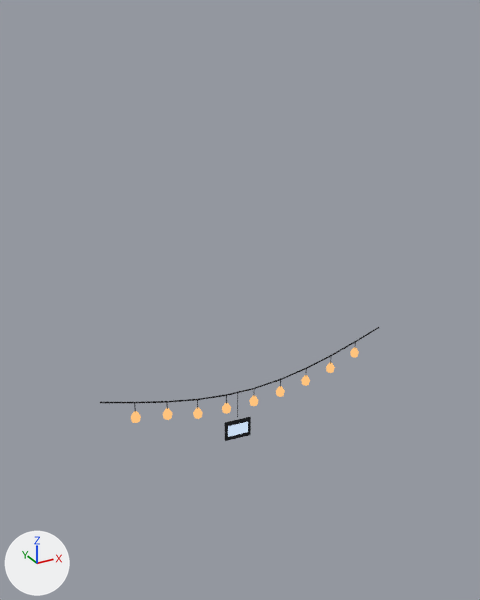
The glTF model packages/app/public/city/room-detail-targ-props.glb: old version first, new version second.
Rendered twice from a 50 mm camera at (-1.86, -3.91, 4.3) aimed at (0.36, 0.12, 2.29). Arrows for +X, +Y and +Z are at lower left; the lights stay in place. The picture after the commit comes second.

Names of what the first picture shows: 'rd-targ-festoon'.
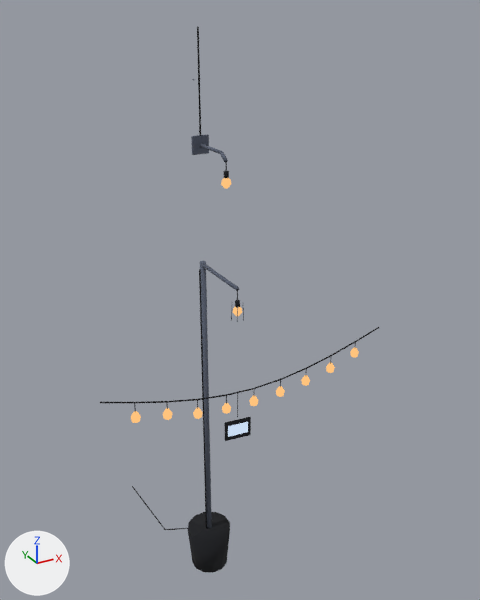
The change, as a diff of the scene's bpy script:
```diff
--- a/packages/app/public/city/room-detail-targ-props.glb.py
+++ b/packages/app/public/city/room-detail-targ-props.glb.py
@@ me_rd_targ_bulb_pole @@
+me_rd_targ_bulb_pole.from_pydata(...)  # 204 vertices, 344 faces; spans x -0.26..0.17, y -0.54..1.2, z 0.0..2.7
+me_rd_targ_bulb_pole.materials.append(mat_city_palette)
@@ me_rd_targ_bulb_wall @@
+me_rd_targ_bulb_wall.from_pydata(...)  # 130 vertices, 228 faces; spans x -0.06..0.06, y -0.392..0.0, z 3.29..4.2
+me_rd_targ_bulb_wall.materials.append(mat_city_palette)
@@ ob_rd_targ_bulb_pole @@
+ob_rd_targ_bulb_pole = bpy.data.objects.new('rd-targ-bulb-pole', me_rd_targ_bulb_pole)
+ob_rd_targ_bulb_pole.location = (0.0, 0.0, 0.0)
@@ ob_rd_targ_bulb_wall @@
+ob_rd_targ_bulb_wall = bpy.data.objects.new('rd-targ-bulb-wall', me_rd_targ_bulb_wall)
+ob_rd_targ_bulb_wall.location = (0.0, 0.0, 0.0)
```

What differs and where, as boxes [x1, y1, x2, y2] in the pictures (480 x 600 px):
'rd-targ-bulb-pole', added
    after: [132, 261, 244, 573]
'rd-targ-bulb-wall', added
    after: [191, 27, 231, 189]
